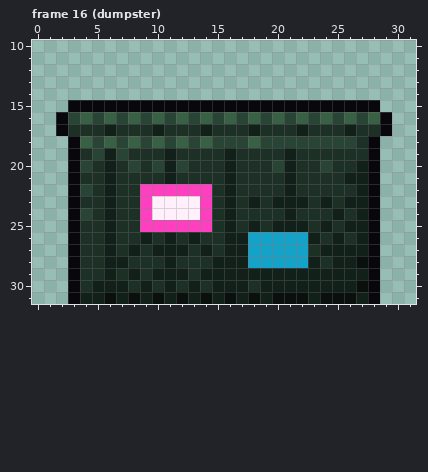
Two versions of one pixel-art file, art/xsc_s.aseprite. Above, as it was before the edit.
32x32 pixels, 24 frames. Colours within 5 levels of each other are drawn and written as one. Shown: frame 16 (dumpster): x 0..31, y 10..31.
After:
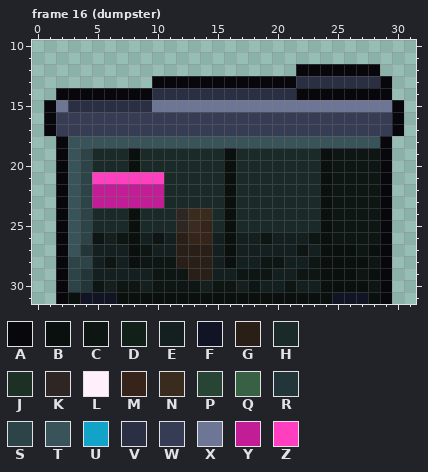
Palette (. is transparent): A #08070c  B #0a100e  C #0e1614  D #12201a  E #142020  F #111424  G #2a1f17  H #1a2a28  J #1c3026  K #2e2622  L #fff0fb  M #36231a  N #3a2b1f  P #284434  Q #386044  R #22363a  S #2c4448  T #38545a  U #13a3c9  V #2b2f44  W #373c55  X #6e7696  Y #c21d97  Z #ff3fc0
The exact change:
--- frame 16 (dumpster)
@@ x 0..31 @@
 11 ................................
-12 ................................
-13 ................................
-14 ................................
-15 ...AAAAAAAAAAAAAAAAAAAAAAAAAA...
-16 ..APQPQPQPQPQPQPQPQPQPQPQPQPQA..
-17 ..AJJJDJJJDJJJDJJJDJJJDJJJDJJA..
-18 ...AQPQPQPQPQPQPPPQPPPPPPPPJA...
-19 ...AJPDPJJJDJJJJDJJJJDJJJJJJA...
-20 ...APJDJPJPDPJJJDJJJPDJJPJJDA...
-21 ...AJJDJJJJDJJJJDJJJJDJJJJDDA...
-22 ...APJDJJZZZZZZJDJJJJDJJJJJDA...
-23 ...AJJDJJZLLLLZJDJDJDDDJDJDDA...
-24 ...APJDJJZLLLLZJDJJJJDJJJDJDA...
-25 ...AJJDJJZZZZZZJDJDJDDDJDJDDA...
-26 ...AJJDJJDJDJDJJDDUUUUUDJDJDA...
-27 ...AJJDJDJDDDJDJDDUUUUUJDDDDA...
-28 ...AJJDDJJJDJJJDDDUUUUUDJDDBA...
-29 ...AJJDJDJDDDJDDDDDDDDDDDDDDA...
-30 ...AJDDDJDJDJDJDDDJDDDDDDDDBA...
-31 ...ADDBDBDBDBDBDBDBDBBBDBBBDA...
+12 ......................AAAAAAA...
+13 ..........AAAAAAAAAAAAVVVVVVVA..
+14 ..AAAAAAAAVVVVVVVVVVVVAAAAAAAA..
+15 .AXVVVVVVVXXXXXXXXXXXXXXXXXXXXA.
+16 .AWWWWWWWWWWWWWWWWWWWWWWWWWWWWA.
+17 .AWWWWWWWWWWWWWWWWWWWWWWWWWWWWA.
+18 ..ATTTTTTTTTTTTTTTTTTTTTTTTTTA..
+19 ..ATSHHHBHHHHHHHBHHHHHHHBCCCCA..
+20 ..ATSHHHBHHHHHHHBHHHHHHHBCCCCA..
+21 ..ATSZZZZZZHHHHHBHHHHHHHBCCCCA..
+22 ..ATSYYYYYYHHHHHBHHHHHHHBCCCCA..
+23 ..ATSYYYYYYHHHHHBHHHHHHHBCCCCA..
+24 ..ATSHHHBHHHKNNHBHHHHHHHBCCCCA..
+25 ..ATSHHHBHHHKNMHBHHHHHHHBCCCCA..
+26 ..ATSCECBECEGMMEBEECEEECBCCCCA..
+27 ..ATREEEBCEEGGGEBEEEEECEBBBCBA..
+28 ..ASSECEBCCCGGGEBEECCEECBBBBCA..
+29 ..ASREEEEECCCGGEECCCEECCBBBCBA..
+30 ..ASRCECCECCCCECCECEECEEBBBBCA..
+31 ..ABFFFBBBBBBBBBBBBBBBBBBFFFBA..
Where, in picture pixels (left, top, right, bottom), the same in both pictures:
changed: (44, 64, 404, 304)
